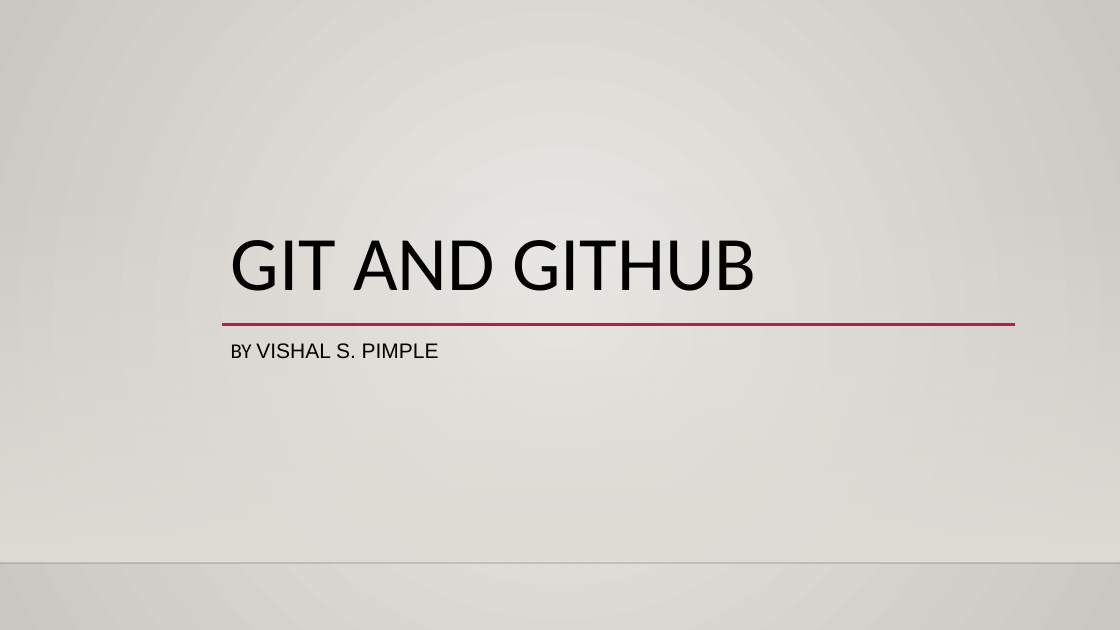
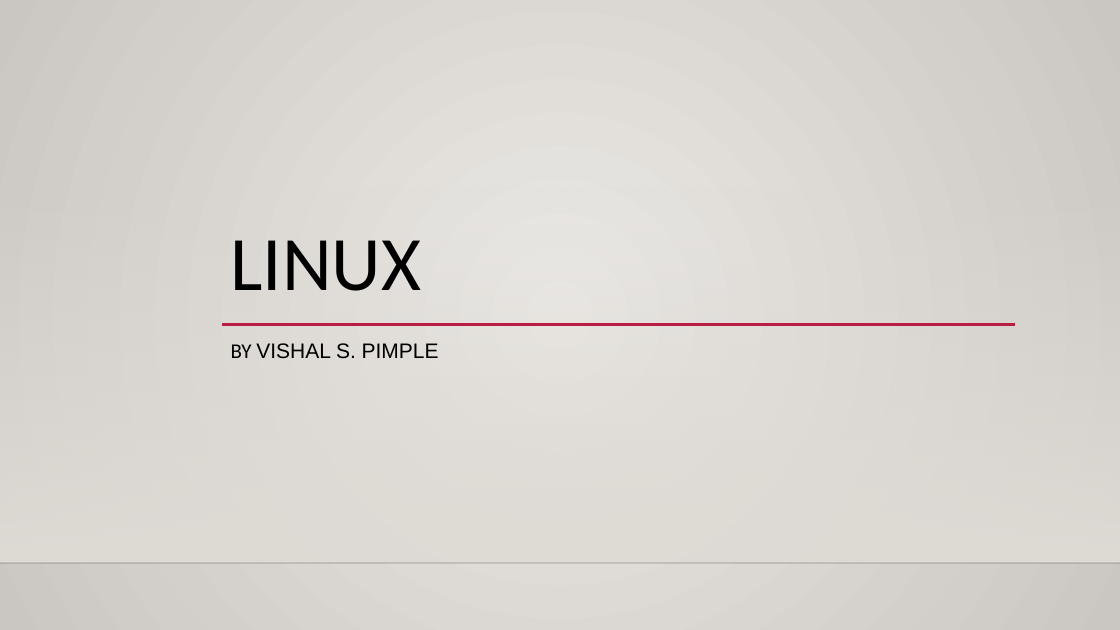
Before and after one commit to sushmithakongi/Infobell-Openshift-Daily-Work, a slide deck: slide 1 of Git And GitHub.pptx. Drawn at 1120x630 pixels with LibreOffice and Linux fonts; fonts in the diff are those of the drawing; background and template pictures are left out. Boxes give left, top, right and bottom in pixels: in the first picture for what was removed or moved away, otherwise in the second. Text is boxed around its words. In the diff, an @@ line names an element or a change of style, - is before the commit and + after.

```diff
--- a/Git And GitHub.pptx
+++ b/Git And GitHub.pptx
@@ title at [231,240,422,291]: text changed @@
-GIT AND GITHUB
+LINUX
```
Also in this commit, not shown: 1 other slide changed, 8 slides added, 7 slides removed, 1 other file.
